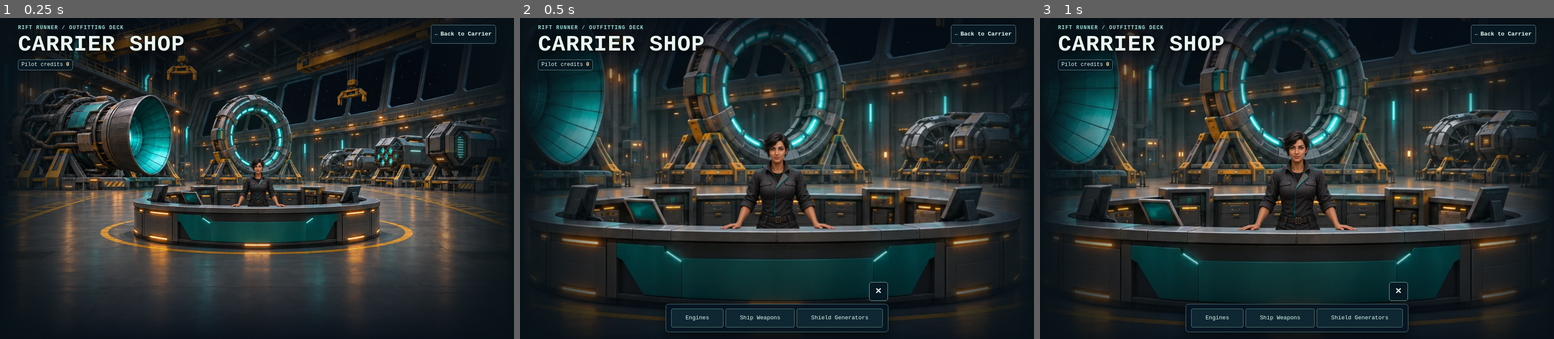
Above: before the commit, frames 1-3 (left to right).
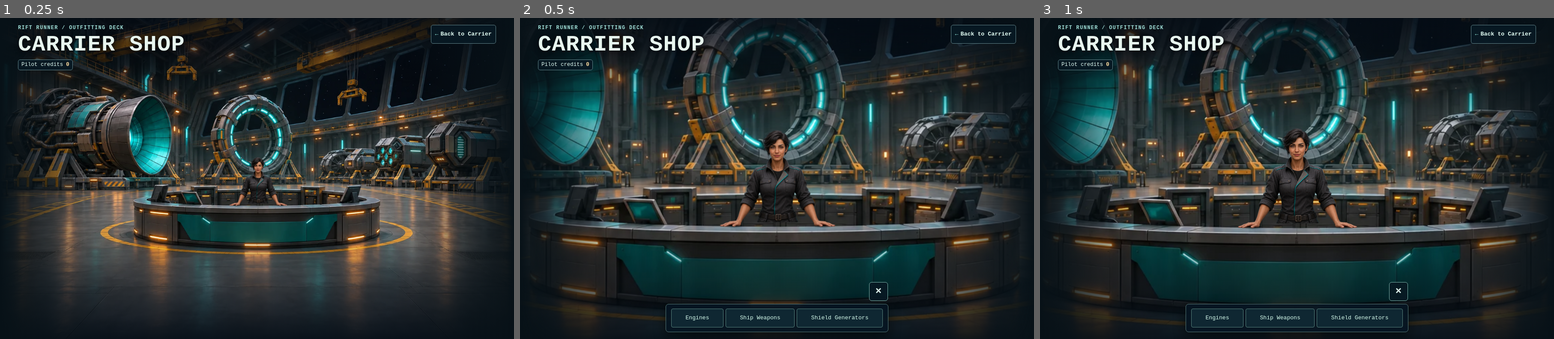
Above: after the commit, the same moments.

Repository: gambizt3-dev/rift-runner
Game: browser game, page carrier-shop.html
Same seed, same stepped clock (60 frames per second), same inputs: the game is played once before the commit and once after it.
Inputs (mouse positions are in pixels of both pictures, inside the frame that each line leads up to):
- Up to frame 1 (0.25 s): no input
- Up to frame 2 (0.5 s): click (777, 178) at 0.27 s
- Up to frame 3 (1 s): no input

The runs differ from the first frame. In frame 1, 0.2% of the frame differs, in the area x 44-56%, y 43-59%; in frame 2, 0.9%; in frame 3, 1.0%, in the area x 38-62%, y 34-67%.

Commit message:
Seat Mara's hands on the Carrier Shop counter

Diff:
--- a/carrier-shop-talk.js
+++ b/carrier-shop-talk.js
@@ -10,12 +10,12 @@
  // to spriteBox. Adjust the bottom edge of spriteBox to seat the hands.
  const art={
   portrait:{width:1024,height:1536,x:517,y:624,zoom:2.18,box:[398,582,634,779],
-   sprite:'mara-portrait.webp',spriteBox:[398,582,634,779],
+   sprite:'mara-portrait.webp',spriteBox:[398,578,634,775],
    cut:[[397,775],[422,758],[433,757],[450,730],[458,709],[464,688],[471,673],[488,664],[493,659],
     [484,644],[484,620],[492,599],[508,583],[532,583],[546,593],[552,611],[554,634],[550,649],
     [548,662],[568,667],[581,679],[587,703],[593,728],[608,756],[628,760],[635,774],[613,776],[584,774],[528,773],[470,774],[437,779],[406,779]]},
   landscape:{width:1536,height:1024,x:771,y:468,zoom:2.06,box:[685,441,860,600],
-   sprite:'mara-wide.webp',spriteBox:[685,441,860,600],
+   sprite:'mara-wide.webp',spriteBox:[685,438,860,597],
    cut:[[686,602],[694,590],[716,583],[727,563],[735,521],[742,509],[750,506],[757,499],
     [753,490],[750,476],[754,459],[765,446],[781,444],[792,450],[800,464],[799,479],[797,490],
     [790,501],[802,506],[813,512],[824,540],[831,570],[841,586],[856,592],[860,602],[832,602],[776,600],[715,603]]}
--- a/carrier-shop.css
+++ b/carrier-shop.css
@@ -29,9 +29,15 @@
 .shop-scene[data-composite="true"]:not([data-foreground="sharp"]) .shop-mara-art{clip-path:var(--mara-outline,none)}
 .shop-scene .shop-mara-sprite{
  inset:auto;left:var(--mara-sprite-x);top:var(--mara-sprite-y);width:var(--mara-sprite-w);height:var(--mara-sprite-h);
- visibility:hidden;pointer-events:none;
+ visibility:hidden;pointer-events:none;isolation:isolate;
 }
 .shop-mara-sprite img{object-fit:contain;object-position:50% 100%}
+/* The hands are in front of the rim; the jacket ends behind the back edge.
+   Two small contact shadows seat the palms instead of floating the sprite. */
+.shop-mara-sprite img{position:relative;clip-path:polygon(0 0,100% 0,100% 100%,76% 100%,72% 95%,28% 95%,24% 100%,0 100%)}
+.shop-mara-sprite::before,.shop-mara-sprite::after{content:"";position:absolute;bottom:-.75%;width:20%;height:4%;background:radial-gradient(ellipse,#081215a6 0%,#08121555 42%,transparent 73%);pointer-events:none;z-index:-1}
+.shop-mara-sprite::before{left:2%}
+.shop-mara-sprite::after{right:2%}
 .shop-scene[data-foreground="sharp"] .shop-mara-art{visibility:hidden}
 .shop-scene[data-foreground="sharp"] .shop-mara-sprite{visibility:visible}
 .shop-scene::after{
--- a/carrier-shop.html
+++ b/carrier-shop.html
@@ -11,9 +11,9 @@
 <link rel="icon" type="image/png" href="./rift-192.png">
 <link rel="apple-touch-icon" href="./rift-180.png">
 <link rel="manifest" href="./manifest.webmanifest">
-<link rel="stylesheet" href="./carrier-shop.css?v=71">
+<link rel="stylesheet" href="./carrier-shop.css?v=72">
 <script src="./pilot-credits.js?v=2" defer></script>
-<script src="./carrier-shop-talk.js?v=71" defer></script>
+<script src="./carrier-shop-talk.js?v=72" defer></script>
 <script src="./carrier-shop-ambient.js?v=2" defer></script>
 </head>
 <body>
--- a/tests/carrier-shop.test.cjs
+++ b/tests/carrier-shop.test.cjs
@@ -25,7 +25,7 @@
  assert.match(shop,/<section class="shop-manifest" id="shop-conversation"[^>]*hidden>/);
  assert.match(shop,/class="shop-sr-only">Welcome aboard/);
  assert.doesNotMatch(shop,/<details|<summary|shop-talk-reply/);
- assert.deepEqual(shop.match(/<script[^>]*>/g),['<script src="./pilot-credits.js?v=2" defer>','<script src="./carrier-shop-talk.js?v=71" defer>','<script src="./carrier-shop-ambient.js?v=2" defer>']);
+ assert.deepEqual(shop.match(/<script[^>]*>/g),['<script src="./pilot-credits.js?v=2" defer>','<script src="./carrier-shop-talk.js?v=72" defer>','<script src="./carrier-shop-ambient.js?v=2" defer>']);
  assert.match(shop,/<audio id="shop-mara-voice" src="\.\/mara-shop-greeting\.mp3" preload="none"><\/audio>/);
  assert.doesNotMatch(shop,/<form\b|<canvas\b|arena-background|carrier-engine-loop/);
  assert.match(css,/env\(safe-area-inset-left/);assert.match(css,/env\(safe-area-inset-right/);
@@ -203,3 +203,12 @@
  Object.assign(plate,{naturalWidth:0,naturalHeight:0});emit(plate,'error');
  assert.equal(scene.dataset.composite,'false');
 });
+
+test('Mara’s jacket is occluded at the rim while her palms remain on the counter',()=>{
+ const css=read('carrier-shop.css'),script=read('carrier-shop-talk.js');
+ assert.match(css,/clip-path:polygon\(0 0,100% 0,100% 100%,76% 100%,72% 95%,28% 95%,24% 100%,0 100%\)/);
+ assert.match(css,/\.shop-mara-sprite::before\{left:2%\}/);
+ assert.match(css,/\.shop-mara-sprite::after\{right:2%\}/);
+ assert.match(script,/spriteBox:\[398,578,634,775\]/);
+ assert.match(script,/spriteBox:\[685,438,860,597\]/);
+});
